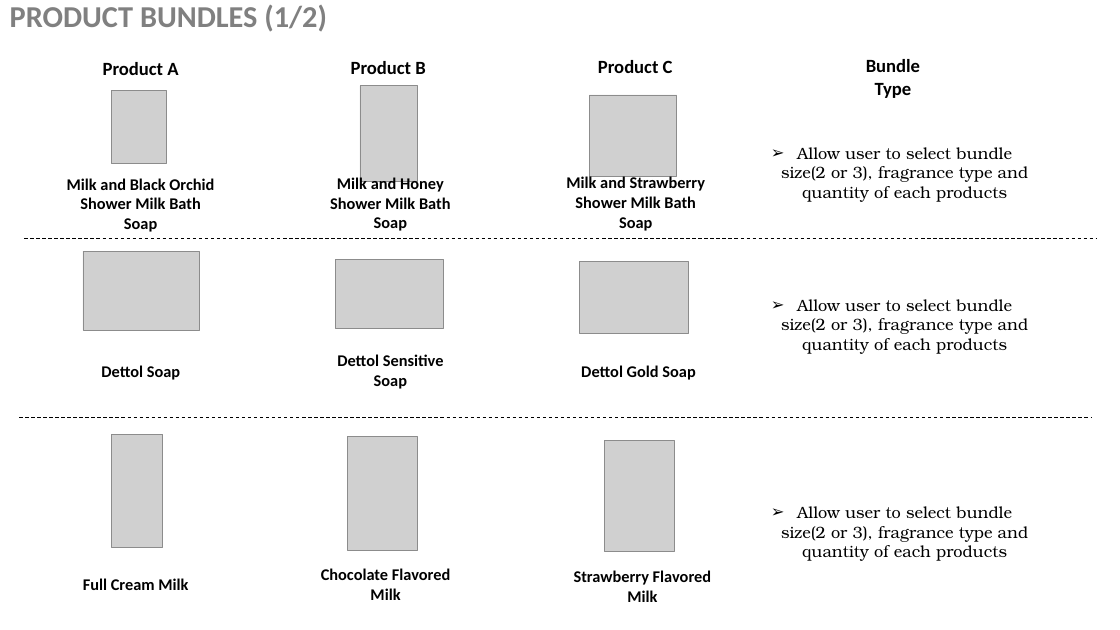
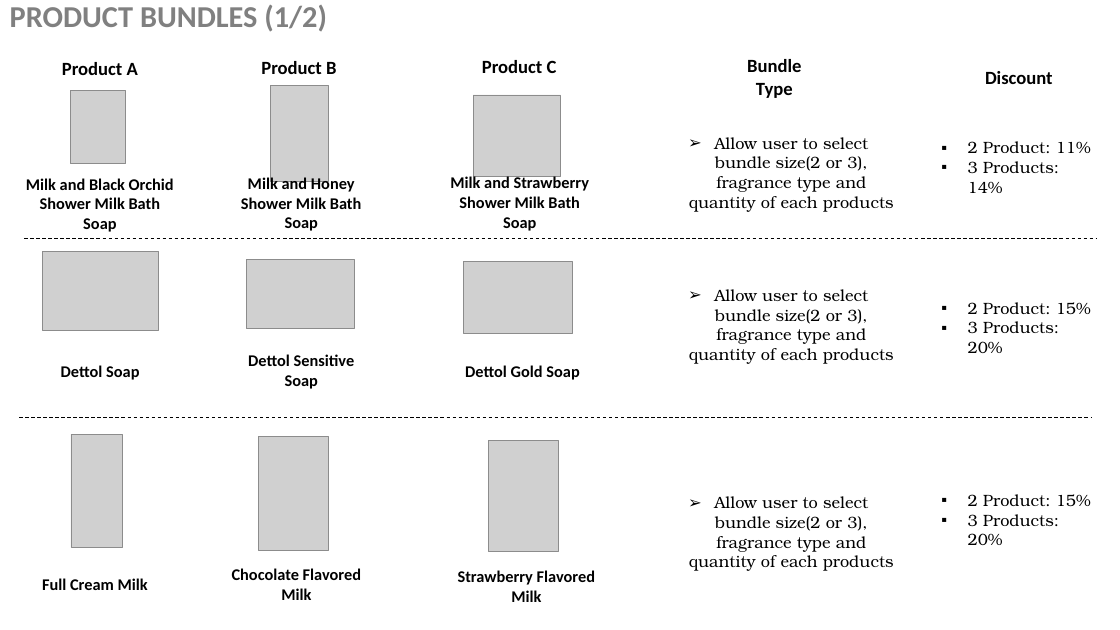
Before and after one commit to Kaustubh1Coviam/Codiecon_Product_Bundling, a slide deck: slide 2 of Product_Bundling_Codiecon_final.pptx. Drawn at 1120x630 pixels with LibreOffice and Linux fonts; fonts in the diff are those of the drawing; grey boxes stand for pictures; background and template pictures are left out. Boxes give left, top, right and bottom in pixels: in the first picture for what was removed or moved away, otherwise in the second. Text is boxed around its words. In the diff, an @@ line names an element or a change of style, - is before the commit and + after.

```diff
--- a/Product_Bundling_Codiecon_final.pptx
+++ b/Product_Bundling_Codiecon_final.pptx
@@ 4 texts, 3 pictures: place and size @@
-4 texts, 3 pictures at box(321, 61, 451, 600)
+4 texts, 3 pictures at box(232, 61, 362, 600)
@@ text "Bundle Type": place and size @@
-text "Bundle Type" at box(866, 59, 920, 98)
+text "Bundle Type" at box(747, 59, 801, 98)
@@ text added at box(985, 71, 1053, 84), 16 pt, text #000000, bold @@
+Discount
@@ text "Allow user to select bundle ..." rewrapped from box(781, 147, 1028, 202) to box(689, 137, 894, 212) @@
@@ text added at box(968, 141, 1091, 193), 14 pt, text #000000 @@
+▪ 2 Product: 11%
+▪ 3 Products: 14%
@@ 4 texts, 3 pictures: place and size @@
-4 texts, 3 pictures at box(67, 62, 214, 590)
+4 texts, 3 pictures at box(26, 62, 174, 590)
@@ text "Allow user to select bundle ..." rewrapped from box(781, 299, 1028, 354) to box(689, 289, 894, 364) @@
@@ text added at box(968, 302, 1091, 353), 14 pt, text #000000 @@
+▪ 2 Product: 15%
+▪ 3 Products: 20%
@@ 3 pictures, 3 texts, 1 rounded rectangle: place and size @@
-3 pictures, 3 texts, 1 rounded rectangle at box(548, 60, 724, 602)
+3 pictures, 3 texts, 1 rounded rectangle at box(432, 60, 608, 602)
@@ text "Allow user to select bundle ..." rewrapped from box(781, 506, 1028, 561) to box(689, 496, 894, 571) @@
@@ text added at box(968, 494, 1091, 545), 14 pt, text #000000 @@
+▪ 2 Product: 15%
+▪ 3 Products: 20%
```
Also in this commit, not shown: 1 other slide changed.
